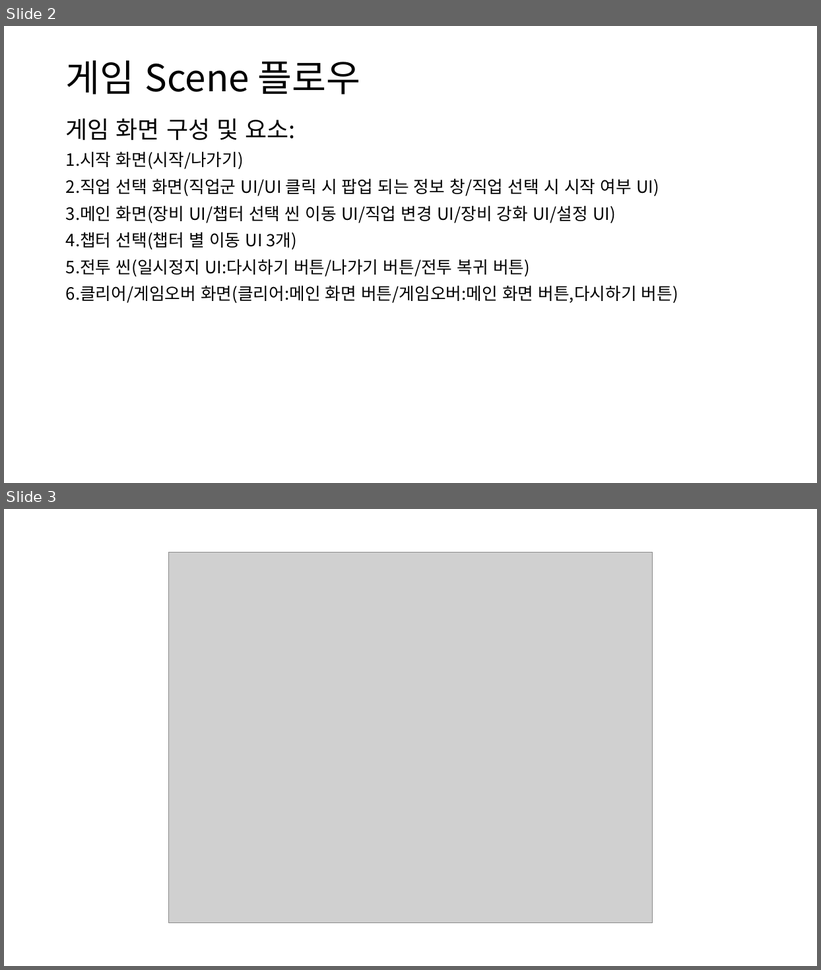
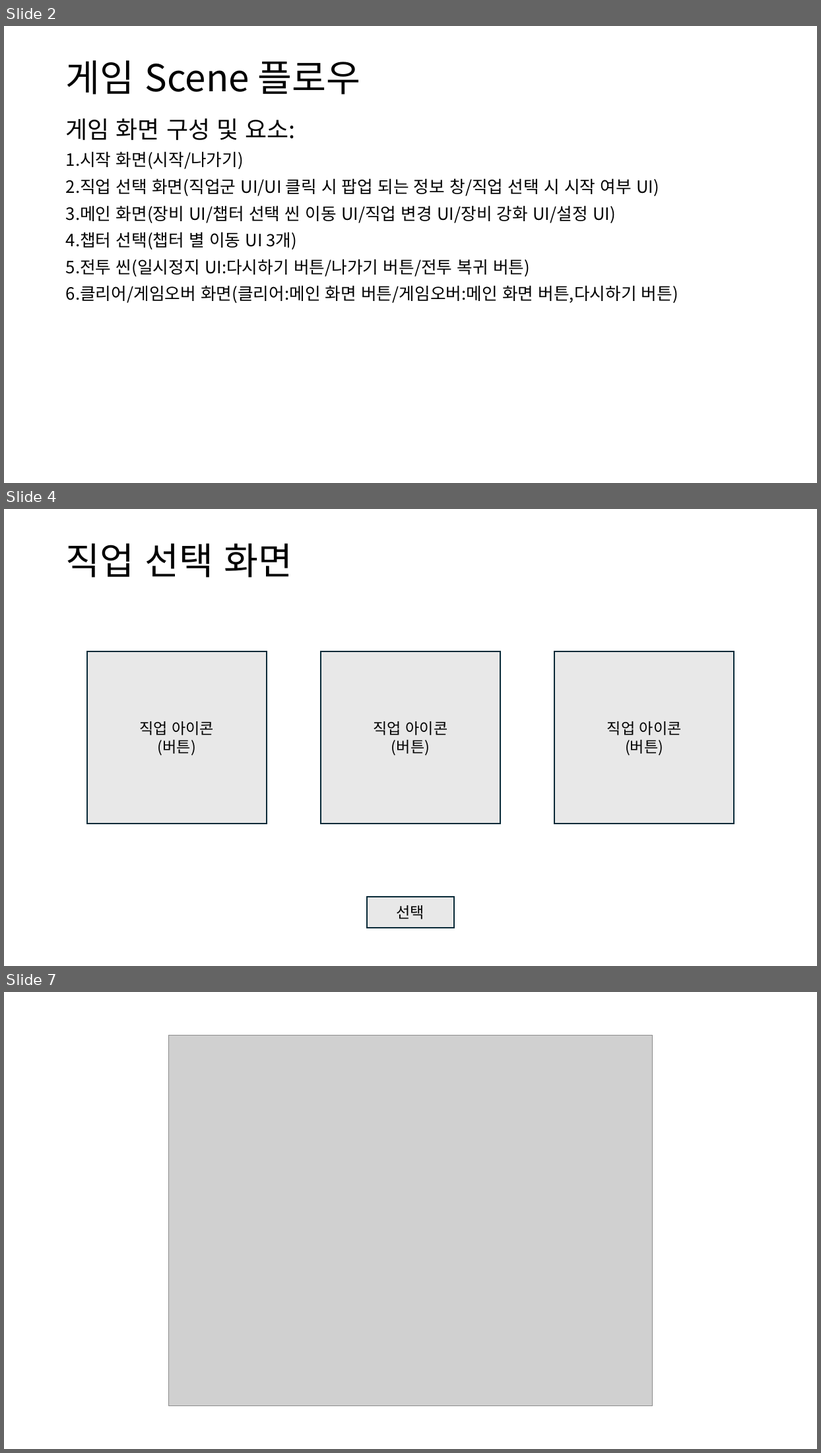
Before and after one commit to kms040224/TimeOut, a slide deck: 기획서/TimeOut 기획 수정안.pptx. Shown one above the other, each under a label of ours: slides 2 and 3 before the commit, slides 2, 4 and 7 after it; the slides between them are not shown. The pictures are 821x970 and 821x1453 pixels, drawn with LibreOffice and Linux fonts; fonts in the diff are those of the drawing; grey boxes stand for pictures. Boxes give left, top, right and bottom in pixels: in the first picture for what was removed or moved away, otherwise in the second. Text is boxed around its words. In the diff, an @@ line names an element or a change of style, - is before the commit and + after.

```diff
--- a/기획서/TimeOut 기획 수정안.pptx
+++ b/기획서/TimeOut 기획 수정안.pptx
@@ slide 4 added at [4, 509, 817, 966], background #FFFFFF @@
@@ title added at [66, 543, 292, 578], 44 pt, text #000000 @@
+직업 선택 화면
@@ rectangle added at [87, 651, 266, 824], fill #E8E8E8, outline #092A39 1.5 pt, 18 pt, text #000000 @@
+직업 아이콘
+(버튼)
@@ rectangle added at [321, 651, 500, 824], fill #E8E8E8, outline #092A39 1.5 pt, 18 pt, text #000000 @@
+직업 아이콘
+(버튼)
@@ rectangle added at [555, 651, 734, 824], fill #E8E8E8, outline #092A39 1.5 pt, 18 pt, text #000000 @@
+직업 아이콘
+(버튼)
@@ rectangle added at [367, 897, 454, 928], fill #E8E8E8, outline #092A39 1.5 pt, 18 pt, text #000000 @@
+선택
@@ what was slide 3 is now slide 7 @@
```
Also in this commit, not shown: 1 slide changed, 4 other slides added.
